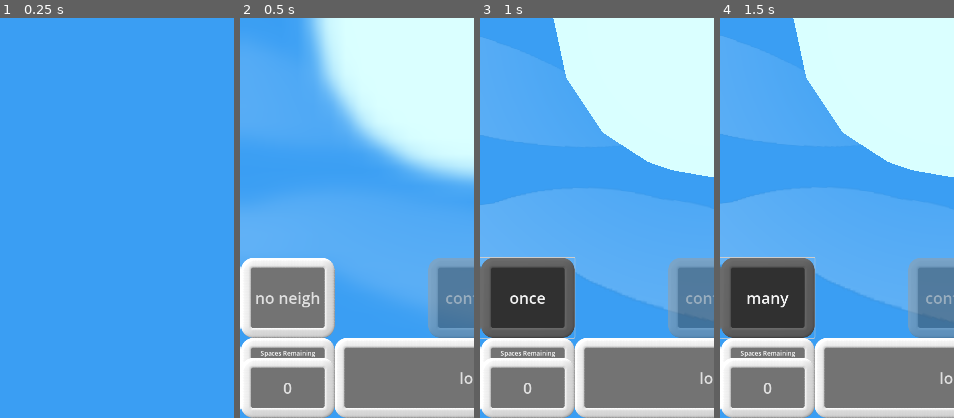
Above: before the commit, frames 1-4 (left to right).
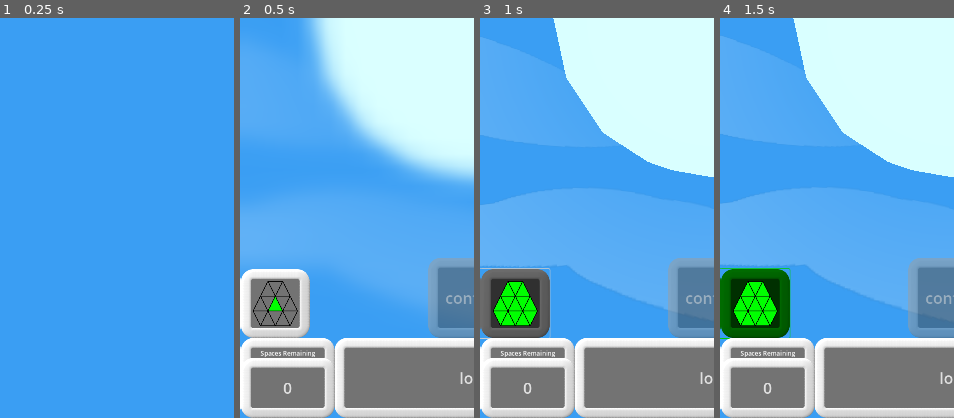
Above: after the commit, the same moments.

Repository: WalynC/sphereSweeperGodot
Game: Godot game, scene res://mainScenes/game.tscn
Two runs of this game, one before a commit and one after it. Both use one fixed random seed, a clock stepped at 60 frames per second and the inputs below. Sound files missing from this copy of the repository are replaced by a short silence.
Inputs (mouse positions are % of the whole screen's width and height, from its top left; square brackets give the same spot before the commit, where the layout moved):
- Up to frame 1 (0.25 s): no input
- Up to frame 2 (0.5 s): no input
- Up to frame 3 (1 s): click (7, 86) [10, 85] at 0.5 s
- Up to frame 4 (1.5 s): click (7, 86) [10, 85] at 1.25 s
The pictures show only the part of the screen within x 0-50%, y 50-100%; the shares and areas given below are measured in that part.

Frame 1 is identical in both runs. In frame 2, 4.7% of the frame differs, in the area x 0-41%, y 60-80%; in frame 3, 5.9%; in frame 4, 8.2%, in the area x 0-42%, y 59-81%.

Commit message:
Neighbor select now uses icons instead of text

Diff:
--- a/scripts/GameUI.gd
+++ b/scripts/GameUI.gd
@@ -12,6 +12,9 @@
 
 @export var pauseScreen : Control
 @export var tutorial : Control
+
+@export var multiSelectOn : CompressedTexture2D
+@export var multiSelectOff : CompressedTexture2D
 
 static var useMines = false
 static var secondsOnly = false
@@ -35,11 +38,14 @@
 	#display neighbor select text
 	match controls.neighborSelect:
 		0:
-			neighborButton.text = "no neighbor"
+			neighborButton.icon = multiSelectOff
+			neighborButton.modulate = Color.WHITE
 		1:
-			neighborButton.text = "once"
+			neighborButton.icon = multiSelectOn
+			neighborButton.modulate = Color.WHITE
 		2:
-			neighborButton.text = "many"
+			neighborButton.icon = multiSelectOn
+			neighborButton.modulate = Color.GREEN
 	#display mines
 	if useMines:
 		mineButton.text = str(gm.board.mines)
--- a/uiScenes/game_ui.tscn
+++ b/uiScenes/game_ui.tscn
@@ -1,6 +1,8 @@
-[gd_scene load_steps=4 format=3 uid="uid://31bhtpbuqpqp"]
+[gd_scene load_steps=6 format=3 uid="uid://31bhtpbuqpqp"]
 
 [ext_resource type="Script" path="res://scripts/GameUI.gd" id="1_3xq2l"]
+[ext_resource type="Texture2D" uid="uid://ctg33xiab8urd" path="res://multiSelectOn.png" id="2_2k6y5"]
+[ext_resource type="Texture2D" uid="uid://b3h40pvwxaw3t" path="res://multiSelectOff.png" id="2_5e4df"]
 
 [sub_resource type="Animation" id="Animation_j3iip"]
 resource_name = "glow"
@@ -44,15 +46,19 @@
 confirmButton = NodePath("ConfirmButton")
 flagButton = NodePath("LockButton")
 bombLabel = NodePath("BombCounterPanel/Label")
+multiSelectOn = ExtResource("2_2k6y5")
+multiSelectOff = ExtResource("2_5e4df")
 
 [node name="NeighborButton" type="Button" parent="."]
 layout_mode = 1
 anchors_preset = -1
-anchor_top = 0.8
-anchor_right = 0.2
+anchor_top = 0.9
 anchor_bottom = 0.9
+grow_vertical = 0
 button_mask = 3
+icon = ExtResource("2_5e4df")
 text_overrun_behavior = 1
+icon_alignment = 1
 metadata/_edit_use_anchors_ = true
 
 [node name="AnimationPlayer" type="AnimationPlayer" parent="NeighborButton"]
